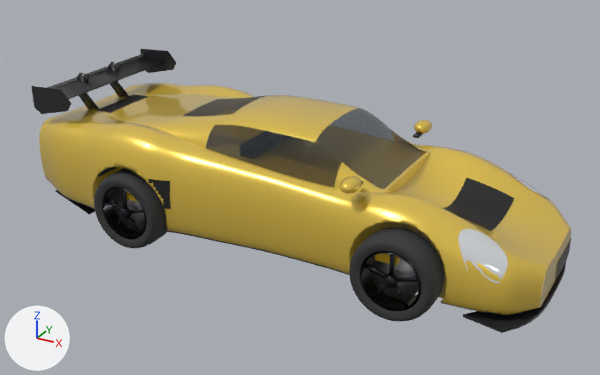
The Blender file modules/graphics/cars_blend/flat6_rear_gt.blend, before and after one commit.
Camera for both pictures: a camera (50 mm lens) standing at (3.48, -5.88, 3.42) and looking at (0.28, -0.07, 0.51). The axes (+X, +Y, +Z) are drawn at lower left. The lights are the same throughout. The picture after the commit comes second.

Before the edit, the objects in view are built like this:
```python
me_body_004 = bpy.data.meshes.new('body.004')
me_body_004.from_pydata(...)  # 11277 vertices, 10734 faces; spans x -1.71..1.95, y -0.91..0.91, z 0.12..1.04
me_body_004.polygons.foreach_set('use_smooth', [True] * 10734)
# faces by material slot: [7896, 2302, 40, 240, 256]
me_body_004.materials.append(mat_paint)  # yellow #e8c547
me_body_004.materials.append(mat_underbody)  # black #272727
me_body_004.materials.append(mat_light_head)  # white #edf1f3
me_body_004.materials.append(mat_vent)  # black #191919
me_body_004.materials.append(mat_intake)  # black #161616
me_splitter = bpy.data.meshes.new('splitter')
me_splitter.from_pydata(...)  # 60 vertices, 44 faces; spans x 2.01..2.52, y -0.79..0.79, z 0.09..0.11
me_splitter.materials.append(mat_carbon)  # black #2c2c2f
me_wheel_rr_tyre = bpy.data.meshes.new('wheel_rr_tyre')
me_wheel_rr_tyre.from_pydata(...)  # 784 vertices, 626 faces; spans x -0.345..0.345, y -0.169..0.169, z -0.345..0.345
me_wheel_rr_tyre.polygons.foreach_set('use_smooth', [True] * 626)
# faces by material slot: [480, 112, 34]
me_wheel_rr_tyre.materials.append(mat_tyre)  # dark grey #353535
me_wheel_rr_tyre.materials.append(mat_rim)  # dark grey #2a2c30
me_wheel_rr_tyre.materials.append(mat_disc)  # grey #a0a0a2
ob_body = bpy.data.objects.new('body', me_body_004)
ob_body.location = (0.0, 0.0, 0.0)
ob_splitter = bpy.data.objects.new('splitter', me_splitter)
ob_splitter.location = (0.0, 0.0, 0.0)
ob_wheel_rr_spin = bpy.data.objects.new('wheel_rr_spin', me_wheel_rr_tyre)
ob_wheel_rr_spin.parent = ob_wheel_rr
ob_wheel_rr_spin.location = (0.0, 0.0, 0.0)
# also in view: 'bumper_rear' at (-1.89, 0.0, 0.57); 'wheel_fr_spin' at (1.5, -0.8, 0.34); 'cabin' at (-0.17, 0.0, 0.96); 'wing_rear' at (-1.84, 0.0, 1.1); 'bumper_front' at (2.23, 0.0, 0.43)
```
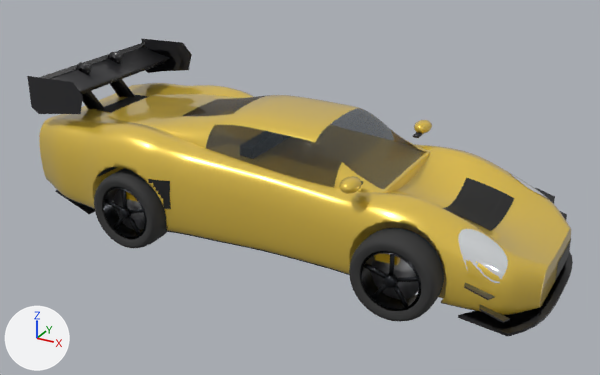
Location of each change, (x1, y1, x2, y2) in pixels of the pictures (600 x 375 px):
'wing_rear_up3', added (black): after (27, 38, 192, 114)
'splitter_up', added (black): after (458, 251, 573, 337)
'wing_rear_up2', added: after (79, 44, 182, 109)
'canards', added: after (464, 188, 567, 322)
'wing_rear', unchanged, covered by the edit: before (31, 49, 176, 114); after (81, 51, 176, 109)
'splitter', unchanged, covered by the edit: before (463, 262, 566, 333); after (463, 262, 566, 330)

The change, as a list of edits to the scene's bpy script:
```text
Add me_canards_001:
    me_canards_001.from_pydata(...)  # 32 vertices, 24 faces; spans x 2.04..2.38, y -0.96..0.96, z 0.26..0.5
    me_canards_001.materials.append(mat_carbon)  # black #2c2c2f
Add me_wing_rear_up3:
    me_wing_rear_up3.from_pydata(...)  # 104 vertices, 53 faces; spans x -2.07..-1.43, y -0.79..0.79, z 0.91..1.39
    me_wing_rear_up3.polygons.foreach_set('use_smooth', [True] * 53)
    me_wing_rear_up3.materials.append(mat_carbon)  # black #2c2c2f
Add me_wing_rear_up2:
    me_wing_rear_up2.from_pydata(...)  # 104 vertices, 53 faces; spans x -2.07..-1.54, y -0.76..0.76, z 0.91..1.34
    me_wing_rear_up2.polygons.foreach_set('use_smooth', [True] * 53)
    me_wing_rear_up2.materials.append(mat_carbon)  # black #2c2c2f
Add me_splitter_up:
    me_splitter_up.from_pydata(...)  # 60 vertices, 44 faces; spans x 1.98..2.57, y -0.81..0.81, z 0.09..0.11
    me_splitter_up.materials.append(mat_carbon)  # black #2c2c2f
Add ob_canards:
    ob_canards = bpy.data.objects.new('canards', me_canards_001)
    ob_canards.location = (0.0, 0.0, 0.0)
Add ob_wing_rear_up3:
    ob_wing_rear_up3 = bpy.data.objects.new('wing_rear_up3', me_wing_rear_up3)
    ob_wing_rear_up3.location = (0.0, 0.0, 0.0)
Add ob_wing_rear_up2:
    ob_wing_rear_up2 = bpy.data.objects.new('wing_rear_up2', me_wing_rear_up2)
    ob_wing_rear_up2.location = (0.0, 0.0, 0.0)
Add ob_splitter_up:
    ob_splitter_up = bpy.data.objects.new('splitter_up', me_splitter_up)
    ob_splitter_up.location = (0.0, 0.0, 0.0)
```
